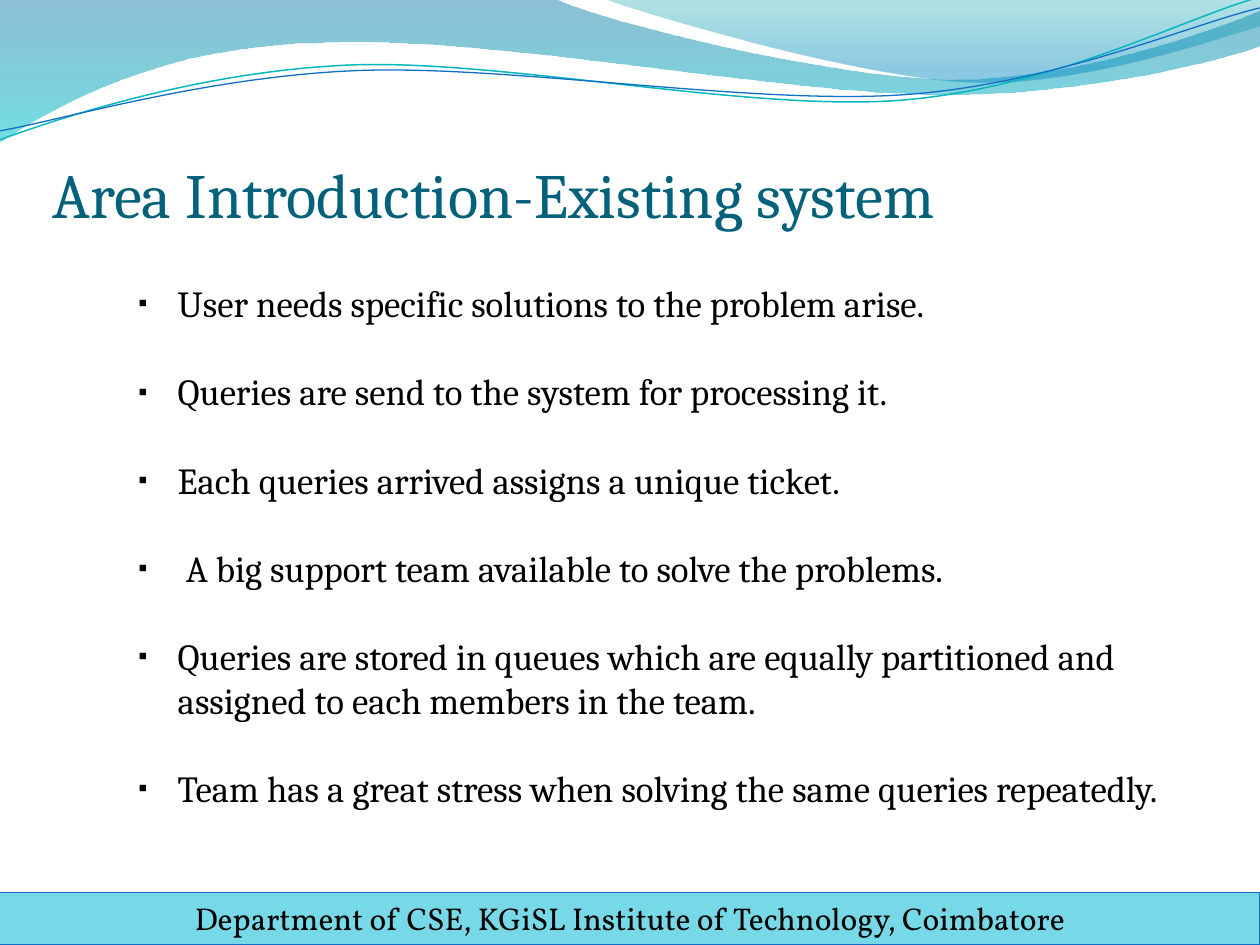
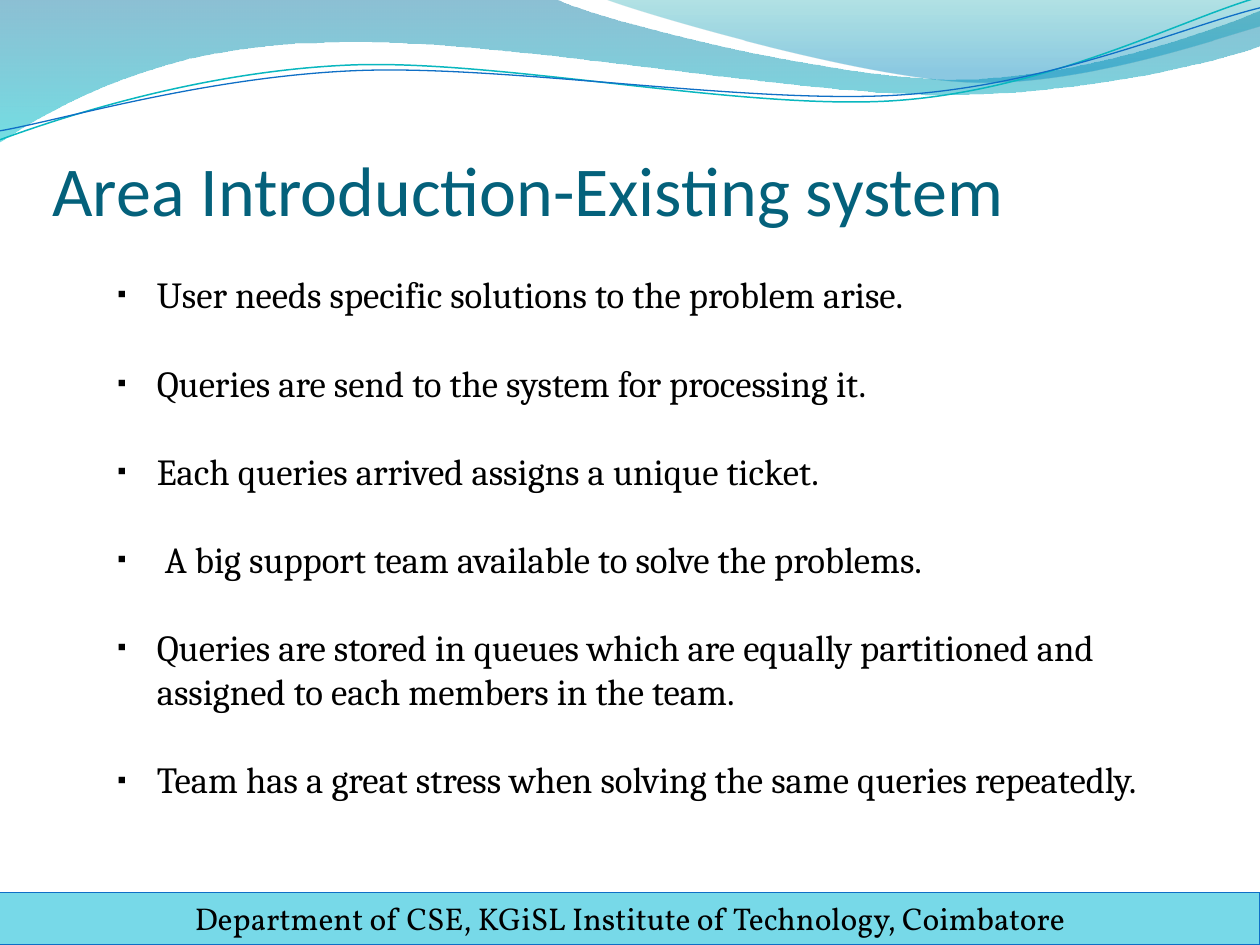
Before and after one commit to sanjay-rb/Ticket-Assignment-Automation, a slide deck: slide 3 of Ticket_Automation/WS/Docs/PPT/final_review_template.pptx. Drawn at 1260x945 pixels with LibreOffice and Linux fonts; fonts in the diff are those of the drawing; background and template pictures are left out. Boxes give left, top, right and bottom in pixels: in the first picture for what was removed or moved away, otherwise in the second. Text is boxed around its words. In the diff, an @@ line names an element or a change of style, - is before the commit and + after.

```diff
--- a/Ticket_Automation/WS/Docs/PPT/final_review_template.pptx
+++ b/Ticket_Automation/WS/Docs/PPT/final_review_template.pptx
@@ title "Area Introduction-Existing system" at [52, 167, 1003, 228]: size 36 to 40 pt, font Cambria to Calibri @@
@@ text "User needs specific solutions to ...": place and size @@
-text "User needs specific solutions to ..." at [178, 291, 1157, 810]
+text "User needs specific solutions to ..." at [157, 282, 1136, 801]
```
Also in this commit, not shown: 27 other slides changed, 6 other files.
